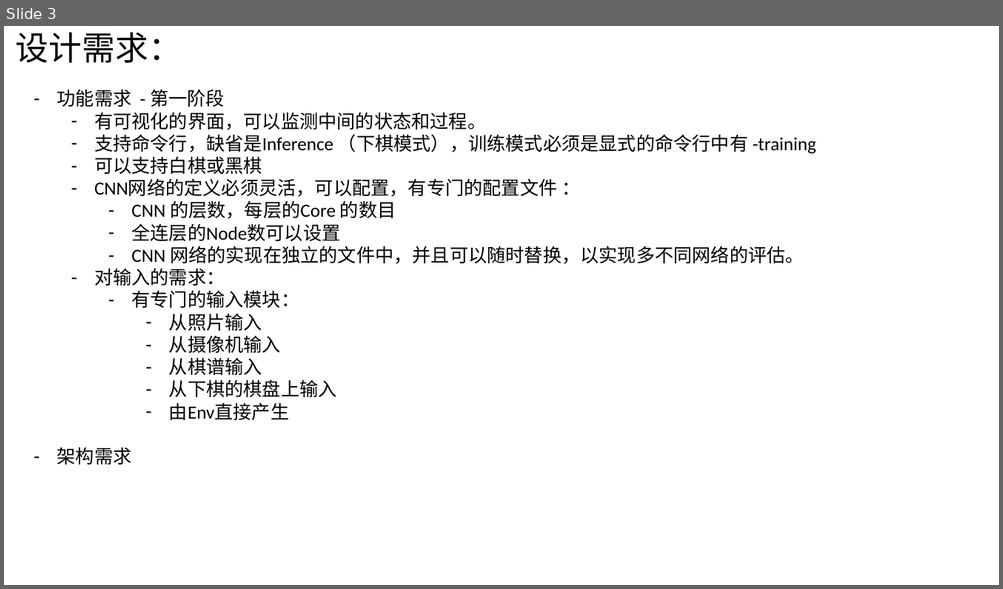
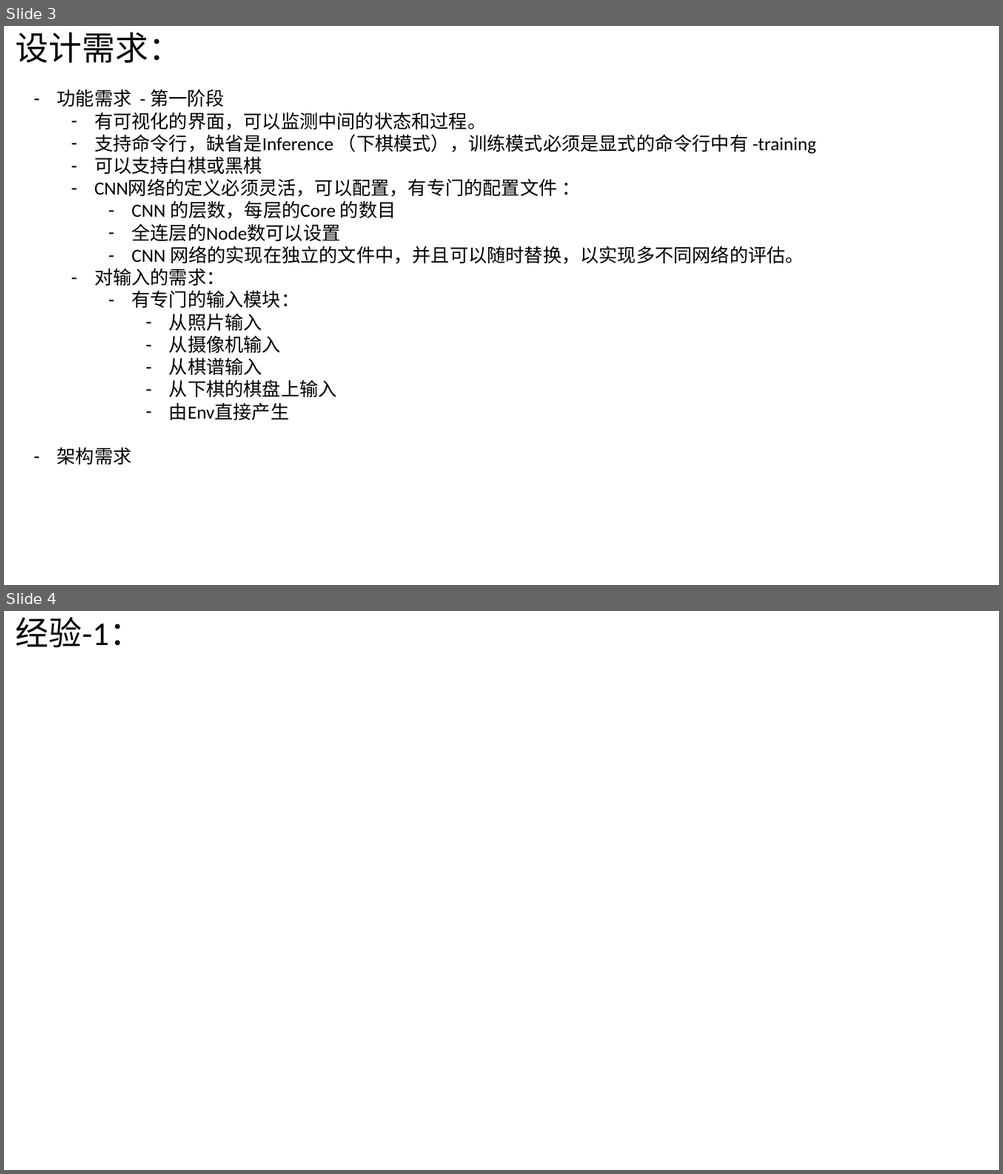
Before and after one commit to pxb0702/GoBang, a slide deck: Gobang design and result.pptx. Shown one above the other, each under a label of ours: slide 3 before the commit, slides 3 and 4 after it. The pictures are 1003x589 and 1003x1174 pixels, drawn with LibreOffice and Linux fonts; fonts in the diff are those of the drawing; background and template pictures are left out. Boxes give left, top, right and bottom in pixels: in the first picture for what was removed or moved away, otherwise in the second. Text is boxed around its words. In the diff, an @@ line names an element or a change of style, - is before the commit and + after.

```diff
--- a/Gobang design and result.pptx
+++ b/Gobang design and result.pptx
@@ slide 4 added at [4,611,999,1170], background picture (left out) @@
@@ title added at [16,617,142,647], 32 pt, text #000000 @@
+经验-1：
```
Also in this commit, not shown: 1 other slide added.
